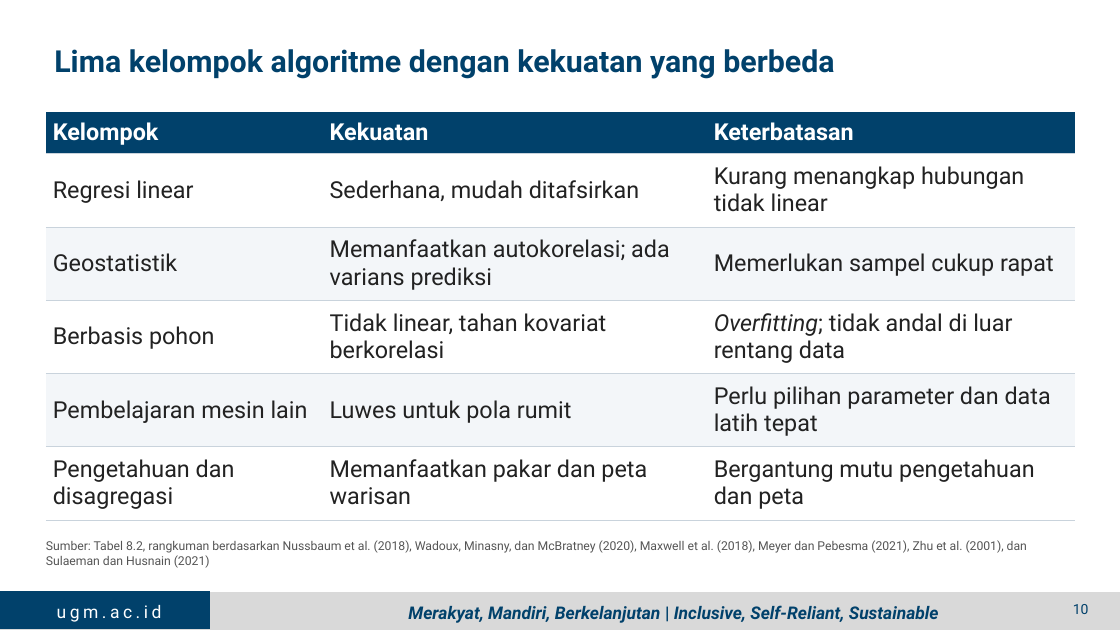
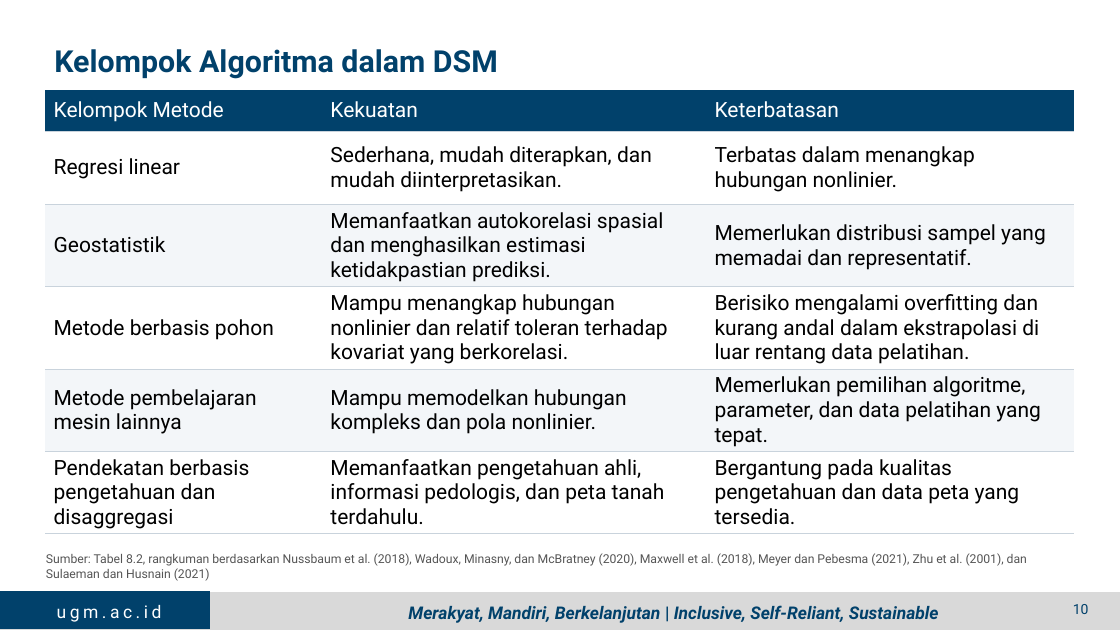
Before and after one commit to jhnhp/SMART, a slide deck: slide 9 of Output/Presentasi/PPT_5_Dr_Guruh_Digital_Soil_Mapping.pptx (slide 10 before the commit). Drawn at 1120x630 pixels with LibreOffice and Linux fonts; fonts in the diff are those of the drawing; background and template pictures are left out. Boxes give left, top, right and bottom in pixels: in the first picture for what was removed or moved away, otherwise in the second. Text is boxed around its words. In the diff, an @@ line names an element or a change of style, - is before the commit and + after.

```diff
--- a/Output/Presentasi/PPT_5_Dr_Guruh_Digital_Soil_Mapping.pptx
+++ b/Output/Presentasi/PPT_5_Dr_Guruh_Digital_Soil_Mapping.pptx
@@ title at (54, 49, 498, 79): text changed @@
-Lima kelompok algoritme dengan kekuatan yang berbeda
+Kelompok Algoritma dalam DSM
@@ table at (45, 90, 1075, 541) @@
-row 1, column 1: Kelompok
+row 1, column 1: Kelompok Metode
-row 2, column 2: Sederhana, mudah ditafsirkan
+row 2, column 2: Sederhana, mudah diterapkan, dan mudah diinterpretasikan.
-row 2, column 3: Kurang menangkap hubungan tidak linear
+row 2, column 3: Terbatas dalam menangkap hubungan nonlinier.
-row 3, column 2: Memanfaatkan autokorelasi; ada varians prediksi
+row 3, column 2: Memanfaatkan autokorelasi spasial dan menghasilkan estimasi ketidakpastian prediksi.
-row 3, column 3: Memerlukan sampel cukup rapat
+row 3, column 3: Memerlukan distribusi sampel yang memadai dan representatif.
-row 4: Berbasis pohon | Tidak linear, tahan kovariat berkorelasi | Overfitting; tidak andal di luar rentang data
+row 4: Metode berbasis pohon | Mampu menangkap hubungan nonlinier dan relatif toleran terhadap kovariat yang berkorelasi. | Berisiko mengalami overfitting dan kurang andal dalam ekstrapolasi di luar rentang data pelatihan.
-row 5: Pembelajaran mesin lain | Luwes untuk pola rumit | Perlu pilihan parameter dan data latih tepat
+row 5: Metode pembelajaran mesin lainnya | Mampu memodelkan hubungan kompleks dan pola nonlinier. | Memerlukan pemilihan algoritme, parameter, dan data pelatihan yang tepat.
-row 6: Pengetahuan dan disagregasi | Memanfaatkan pakar dan peta warisan | Bergantung mutu pengetahuan dan peta
+row 6: Pendekatan berbasis pengetahuan dan disaggregasi | Memanfaatkan pengetahuan ahli, informasi pedologis, dan peta tanah terdahulu. | Bergantung pada kualitas pengetahuan dan data peta yang tersedia.
@@ size 20 to 18 pt in "Kekuatan", "Keterbatasan", "Regresi linear", "Geostatistik" @@
@@ bold off in "Kekuatan", "Keterbatasan" @@
@@ text colour #222222 to #000000 in "Regresi linear", "Geostatistik" @@
@@ borders changed @@
@@ table: place and size @@
-table at (46, 112, 1075, 520)
+table at (45, 90, 1075, 541)
@@ text "Sumber: Tabel 8.2, rangkuman berdasarkan ...": place and size @@
-text "Sumber: Tabel 8.2, rangkuman berdasarkan ..." at (46, 540, 1027, 568)
+text "Sumber: Tabel 8.2, rangkuman berdasarkan ..." at (46, 553, 1027, 581)
```
Also in this commit, not shown: 13 other slides changed, 3 slides removed, 12 other files.
